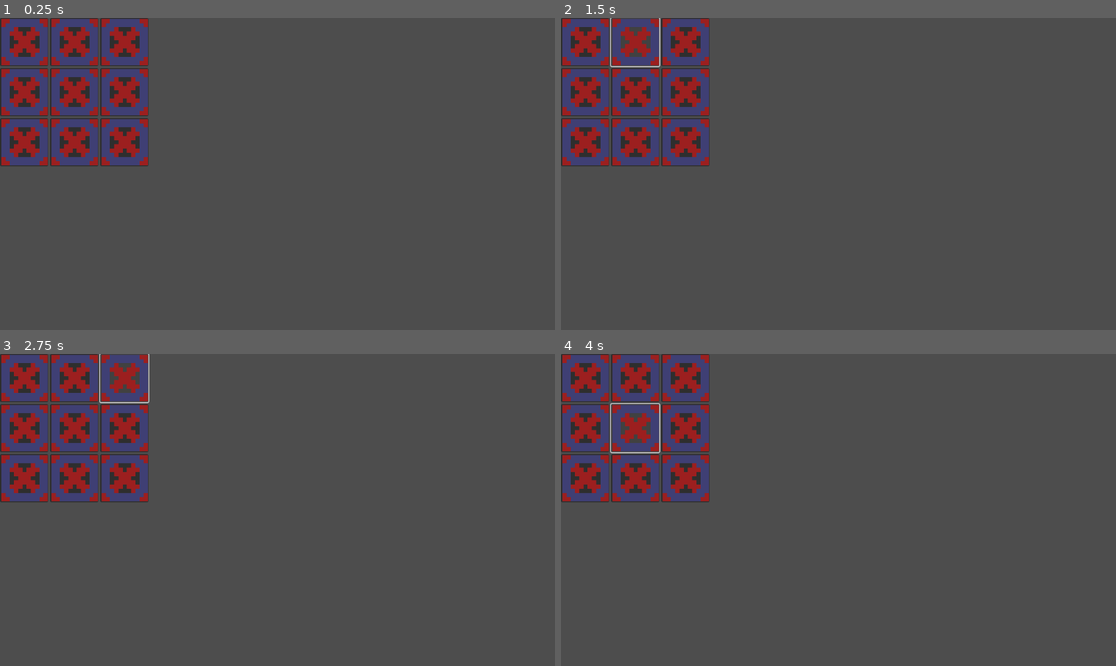
Above: before the commit, frames 1-4 (two rows, left to right).
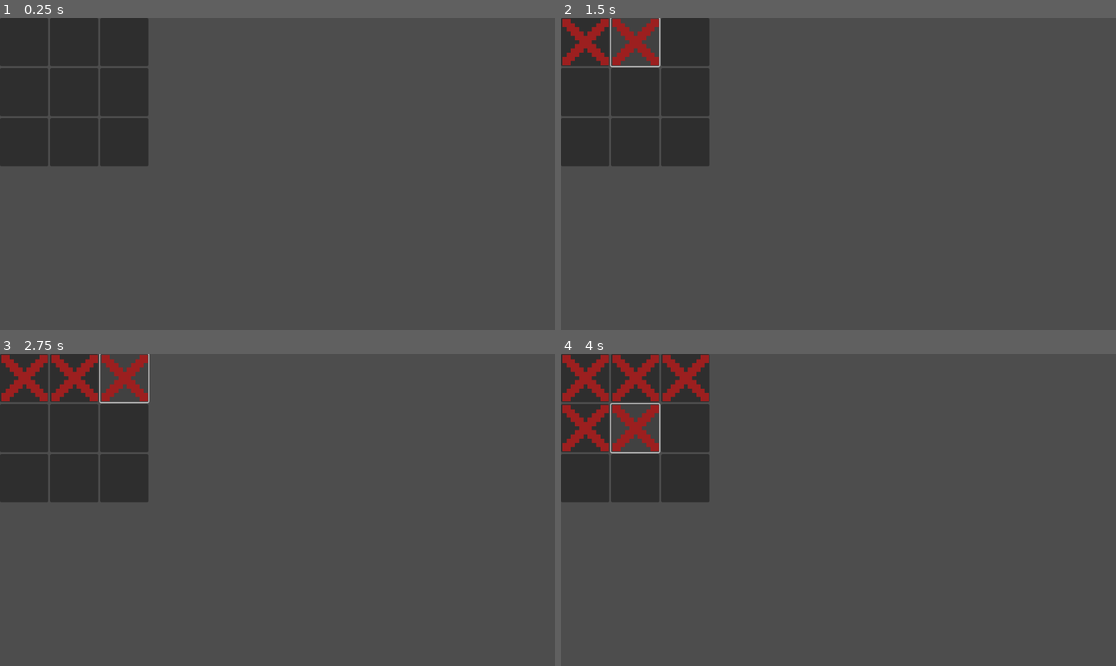
Above: after the commit, the same moments.

Repository: PixelGamerDub/Dreamers
Game: Godot game, scene res://scenes/Manche1.tscn
Same seed, same stepped clock (60 frames per second), same inputs: the game is played once before the commit and once after it.
Inputs (mouse positions are in pixels of both pictures, inside the frame that each line leads up to):
- Up to frame 1 (0.25 s): no input
- Up to frame 2 (1.5 s): click (583, 42) at 0.5 s; click (633, 42) at 1.25 s
- Up to frame 3 (2.75 s): click (122, 378) at 2 s
- Up to frame 4 (4 s): click (583, 428) at 2.75 s; click (633, 428) at 3.5 s

The runs differ from the first frame. In frame 1, 9.9% of the frame differs, in the area x 0-27%, y 0-48%; in frame 2, 9.0%; in frame 3, 8.6%; in frame 4, 7.7%.
Error before the commit: Invalid assignment of property or key 'visible' with value of type 'bool' on a base object of type 'null instance'. (res://scripts/case.gd:17)

Commit message:
Gros push

Diff:
--- a/scenes/case.tscn
+++ b/scenes/case.tscn
@@ -1,8 +1,10 @@
-[gd_scene load_steps=4 format=3 uid="uid://btookag4um20w"]
+[gd_scene load_steps=6 format=3 uid="uid://btookag4um20w"]
 
 [ext_resource type="Script" uid="uid://cq6ojcko863di" path="res://scripts/case.gd" id="1_712p6"]
 [ext_resource type="Texture2D" uid="uid://dinyjhtxfrind" path="res://Sprite/croix.png" id="2_4ongv"]
 [ext_resource type="Texture2D" uid="uid://bslu5j7ys4apl" path="res://Sprite/Rond.png" id="3_vuvln"]
+[ext_resource type="Texture2D" uid="uid://cer4fg73370wk" path="res://Sprite/explose.png" id="4_vuvln"]
+[ext_resource type="Script" uid="uid://cevuv534yjncd" path="res://scripts/StateMachine.gd" id="5_frfpb"]
 
 [node name="Case" type="Button"]
 custom_minimum_size = Vector2(100, 100)
@@ -11,6 +13,7 @@
 script = ExtResource("1_712p6")
 
 [node name="croix" type="TextureRect" parent="."]
+visible = false
 texture_filter = 1
 layout_mode = 1
 anchors_preset = 15
@@ -26,6 +29,7 @@
 texture = ExtResource("2_4ongv")
 
 [node name="rond" type="TextureRect" parent="."]
+visible = false
 texture_filter = 1
 layout_mode = 1
 anchors_preset = 15
@@ -40,8 +44,31 @@
 scale = Vector2(0.75, 0.75)
 texture = ExtResource("3_vuvln")
 
-[node name="Node" type="Node" parent="."]
+[node name="rond2" type="TextureRect" parent="."]
+visible = false
+texture_filter = 1
+layout_mode = 1
+anchors_preset = 15
+anchor_right = 1.0
+anchor_bottom = 1.0
+offset_left = 3.0
+offset_top = 1.999999
+offset_right = 31.0
+offset_bottom = 30.0
+grow_horizontal = 2
+grow_vertical = 2
+scale = Vector2(0.75, 0.75)
+texture = ExtResource("4_vuvln")
 
-[node name="Node2" type="Node" parent="."]
+[node name="StateMachine" type="Node" parent="."]
+script = ExtResource("5_frfpb")
+
+[node name="VideSate" type="Node" parent="StateMachine"]
+
+[node name="RondState" type="Node" parent="StateMachine"]
+
+[node name="CroixState" type="Node" parent="StateMachine"]
+
+[node name="FissureState" type="Node" parent="StateMachine"]
 
 [connection signal="pressed" from="." to="." method="_on_pressed"]
--- /dev/null
+++ b/scripts/Constantes.gd
@@ -0,0 +1,3 @@
+extends Node
+class_name Constantes
+static var FRAGILE:=0
--- /dev/null
+++ b/scripts/StateMachine.gd
@@ -0,0 +1,5 @@
+extends Node
+class_name State
+@onready var state=$VideState
+func enter():
+	pass
--- a/scripts/case.gd
+++ b/scripts/case.gd
@@ -2,16 +2,10 @@
 class_name Case
 
 # Accès aux noeuds enfants de Case
-@onready var symbole := $Symbole
-
-# Constantes accessibles depuis d'autres scripts (ex : Case.ETAT_FRAGILE)
-const ETAT_O := 0
-const ETAT_X := 1
-const ETAT_FRAGILE := 2
-const ETAT_DETRUIT_1 := 3
-const ETAT_DETRUIT_2 := 4
-const ETAT_DETRUIT_3 := 5
+@onready var symbole= $croix
+@onready var StateMachine=$StateMachine
+var move=Constantes.FRAGILE
 
 
-func _on_pressed() -> void:
-	symbole.visible = true
+func _on_pressed() -> void: #quand la case est clique
+	symbole.visible = true #on affiche la croix
Not shown, added: scripts/Constantes.gd.uid
Not shown, added: scripts/StateMachine.gd.uid
